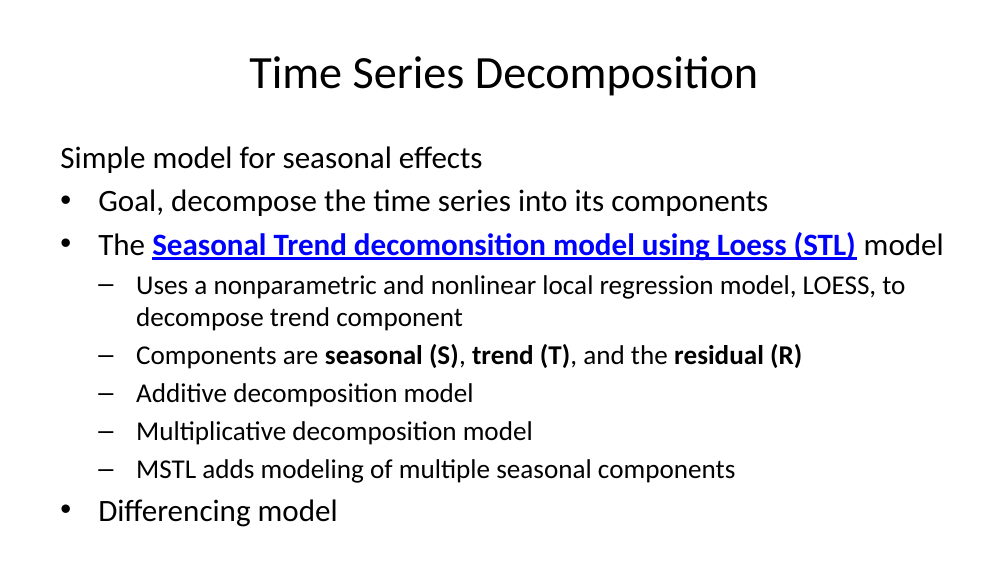
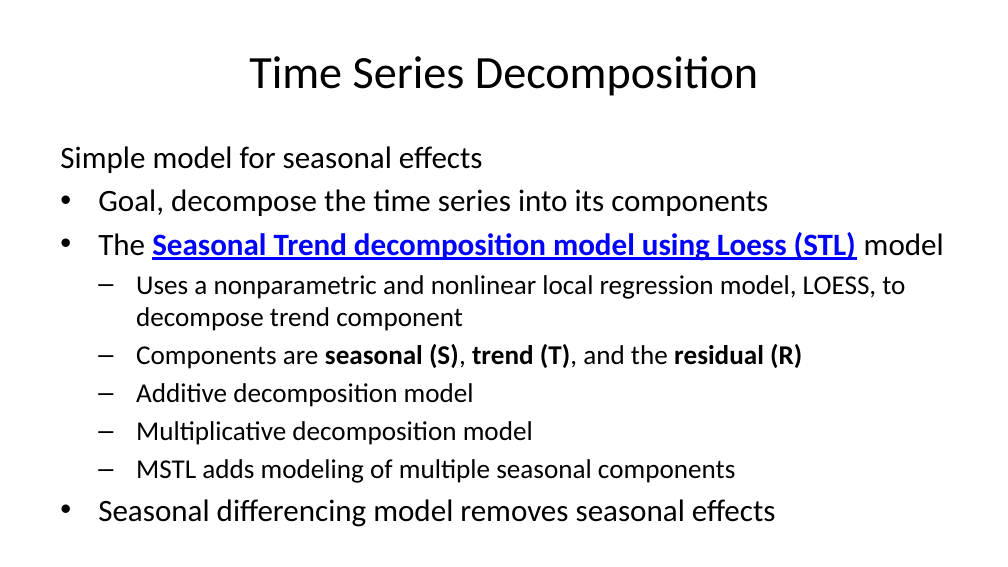
Before and after one commit to StephenElston/CSCI-E-83, a slide deck: slide 39 of LectureSlides/11_IntroductionToTimeSeries.pptx. Drawn at 1008x567 pixels with LibreOffice and Linux fonts; fonts in the diff are those of the drawing. Boxes give left, top, right and bottom in pixels: in the first picture for what was removed or moved away, otherwise in the second. Text is boxed around its words. In the diff, an @@ line names an element or a change of style, - is before the commit and + after.

```diff
--- a/LectureSlides/11_IntroductionToTimeSeries.pptx
+++ b/LectureSlides/11_IntroductionToTimeSeries.pptx
@@ text at (98, 232, 944, 261): text changed @@
-• The Seasonal Trend decomonsition model using Loess (STL) model
+• The Seasonal Trend decomposition model using Loess (STL) model
@@ text at (98, 499, 776, 522): text changed @@
-• Differencing model
+• Seasonal differencing model removes seasonal effects
```
Also in this commit, not shown: 10 other slides changed, 2 slides added, 1 slide removed.
